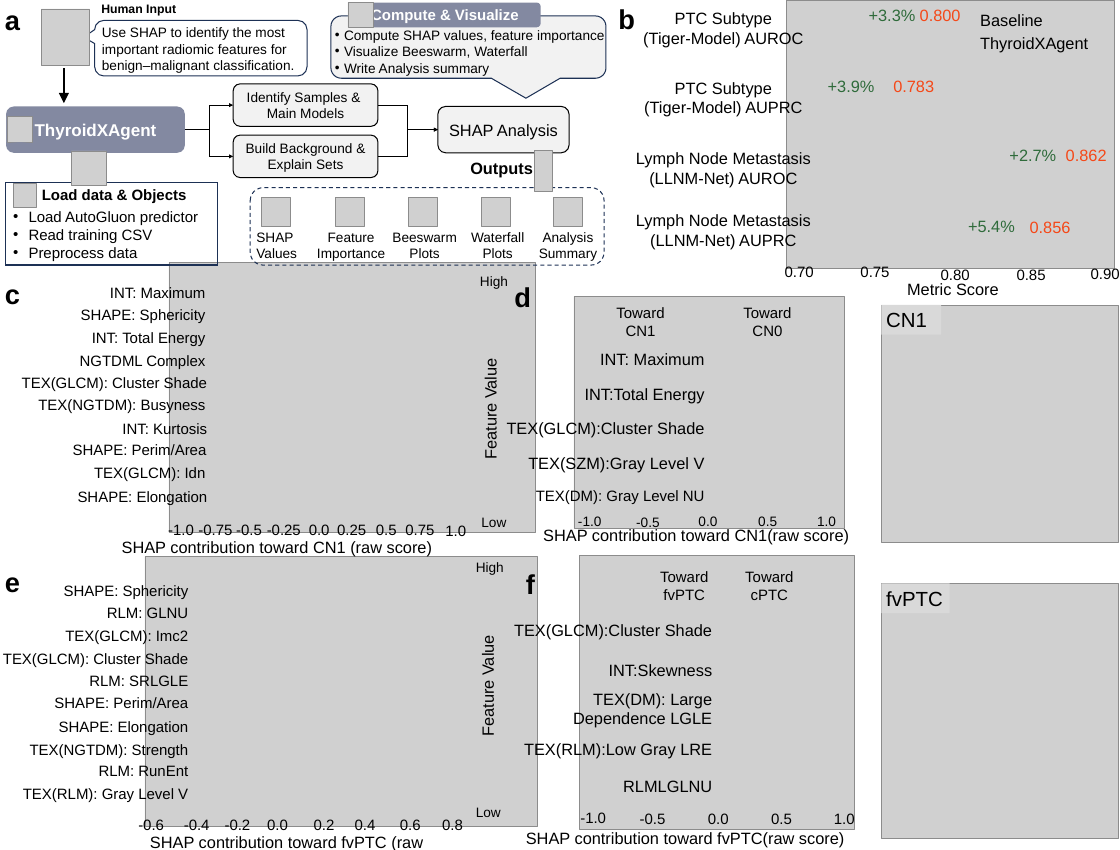
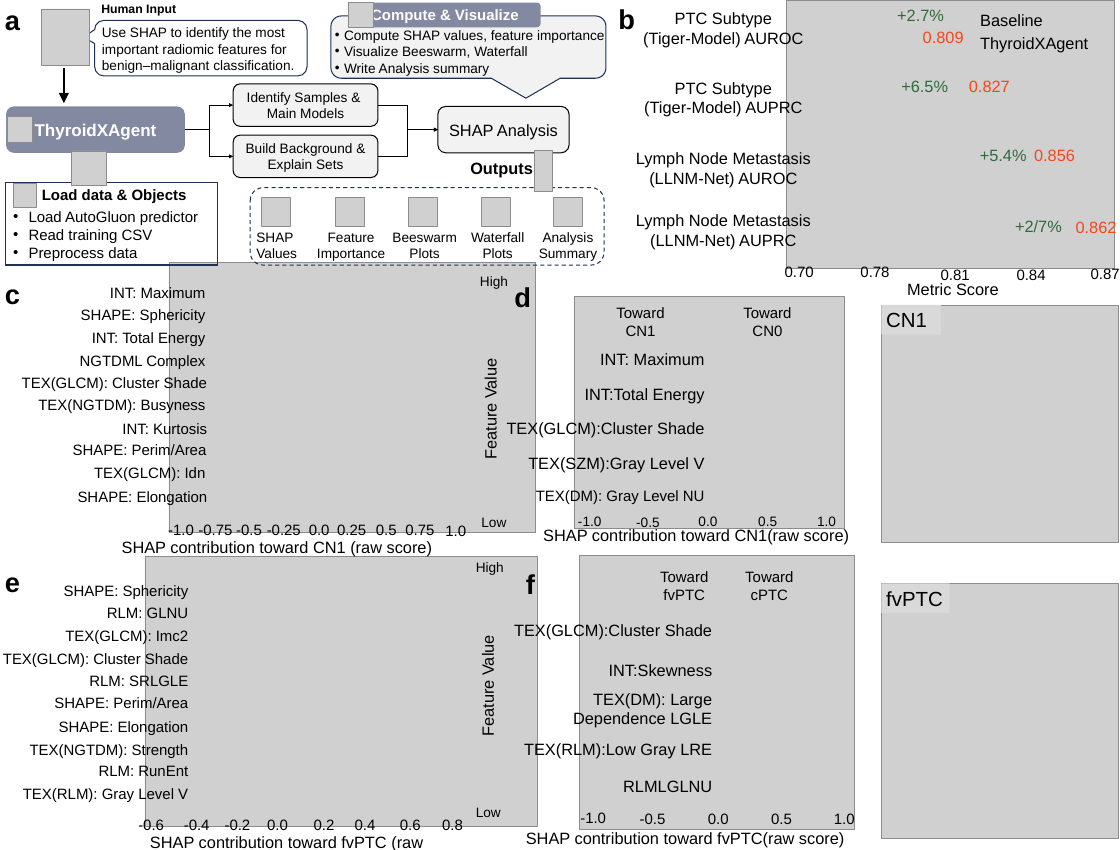
Before and after one commit to ordinary7Zz/my_plot_images, a slide deck: slide 2 of pptx/正文/Malignant_Image_tasks.pptx. Drawn at 1120x850 pixels with LibreOffice and Linux fonts; fonts in the diff are those of the drawing; grey boxes stand for pictures. Boxes give left, top, right and bottom in pixels: in the first picture for what was removed or moved away, otherwise in the second. Text is boxed around its words. In the diff, an @@ line names an element or a change of style, - is before the commit and + after.

```diff
--- a/pptx/正文/Malignant_Image_tasks.pptx
+++ b/pptx/正文/Malignant_Image_tasks.pptx
@@ text at (x1=897, y1=9, x2=944, y2=21): text changed @@
-+3.3%
++2.7%
@@ text at (x1=923, y1=31, x2=964, y2=43): text changed @@
-0.800
+0.809
@@ text at (x1=901, y1=80, x2=948, y2=92): text changed @@
-+3.9%
++6.5%
@@ text at (x1=969, y1=80, x2=1010, y2=92): text changed @@
-0.783
+0.827
@@ text "+5.4%" moved from (x1=968, y1=220, x2=1015, y2=232) to (x1=980, y1=149, x2=1027, y2=161) @@
@@ text at (x1=1034, y1=149, x2=1075, y2=161): text changed @@
-0.862
+0.856
@@ text at (x1=1015, y1=220, x2=1062, y2=232): text changed @@
-+2.7%
++2/7%
@@ text at (x1=1076, y1=219, x2=1117, y2=236): text changed @@
-0.856
+0.862
@@ text at (x1=860, y1=265, x2=889, y2=277): text changed @@
-0.75
+0.78
@@ text at (x1=941, y1=268, x2=970, y2=284): text changed @@
-0.80
+0.81
@@ text at (x1=1017, y1=268, x2=1046, y2=280): text changed @@
-0.85
+0.84
@@ text at (x1=1091, y1=267, x2=1120, y2=279): text changed @@
-0.90
+0.87
```
Also in this commit, not shown: 7 other files.
